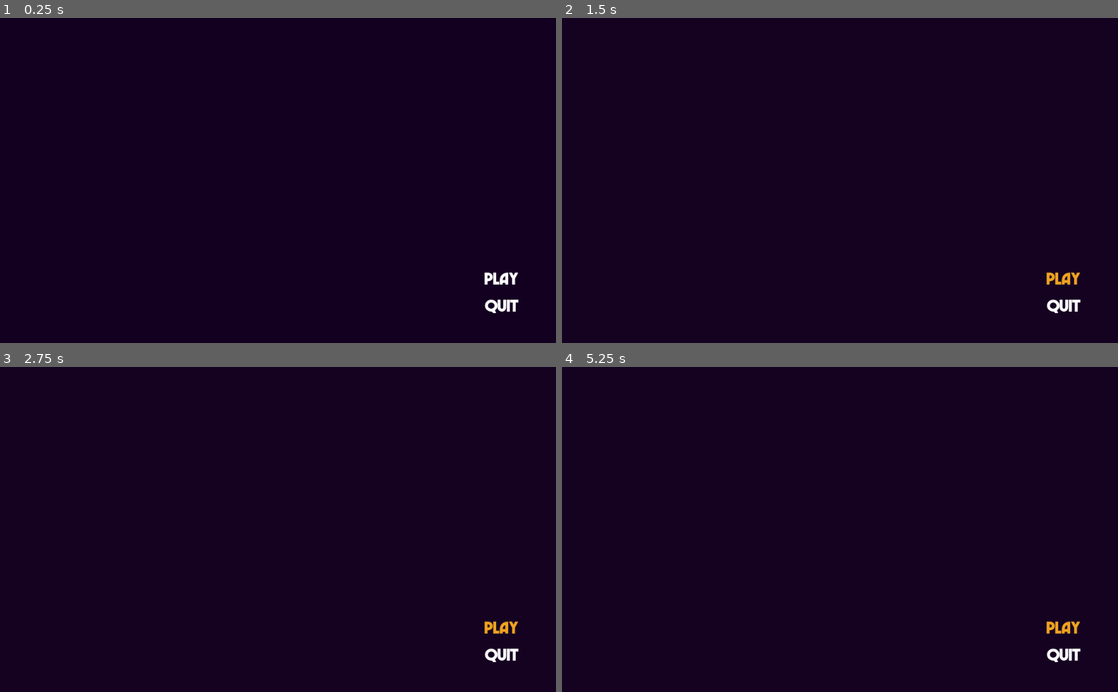
Above: before the commit, frames 1-4 (two rows, left to right).
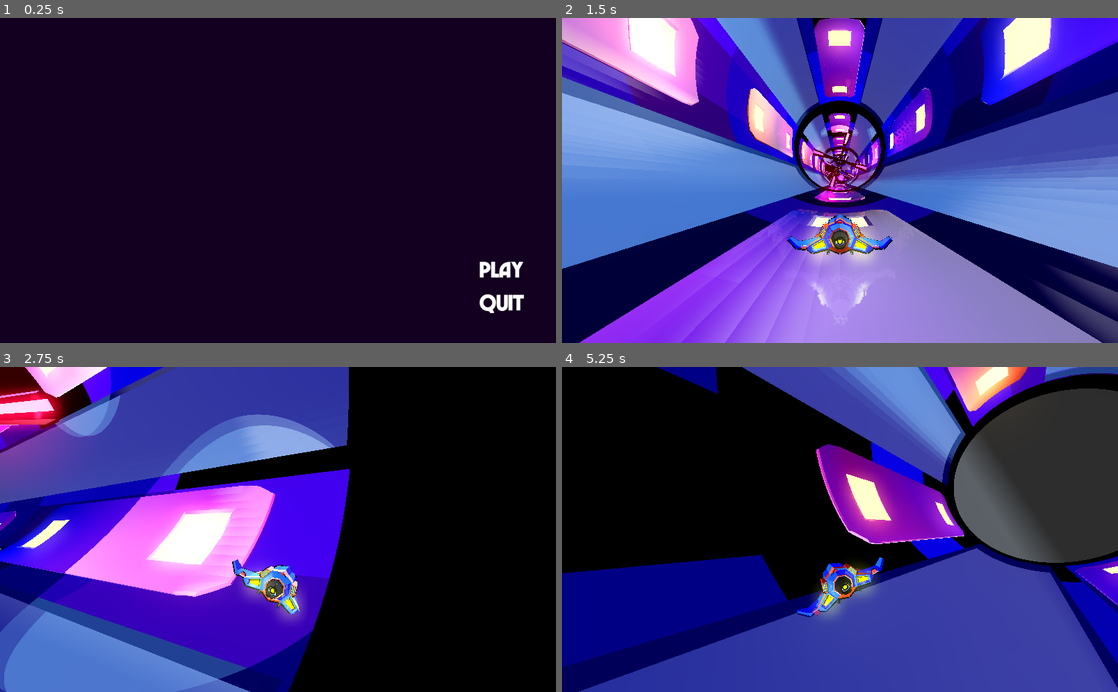
Above: after the commit, the same moments.

Repository: Gatlink/LD50
Game: Godot game, scene res://Menu/TitleScreen.tscn
Two runs of this game, one before a commit and one after it. Both use one fixed random seed, a clock stepped at 60 frames per second and the inputs below. This scene is started directly instead of the project's main scene. A sky picture missing from this copy of the repository is replaced by a grey-blue gradient. Video files are missing from this copy of the repository; at most half a second of black plays in their place.
Inputs (mouse positions are in pixels of both pictures, inside the frame that each line leads up to):
- Up to frame 1 (0.25 s): no input
- Up to frame 2 (1.5 s): click "Play" at 0.5 s; click (1062, 278) at 1.25 s, where only the run before the commit has a clickable "Play"
- Up to frame 3 (2.75 s): hold D (steer_right) from 2.03 s (still down)
- Up to frame 4 (5.25 s): release D (steer_right) at 2.78 s; hold S (brake) 2.78-3.53 s; hold D (steer_right) 3.53-4.28 s; hold W (accelerate) 4.28-5.03 s; hold A (steer_left) from 5.03 s (still down)

The runs differ from the first frame. In frame 1, 0.7% of the frame differs, in the area x 86-95%, y 75-91%; in frame 2, 93%; in frame 3, 100%; in frame 4, 100%, in the area x 0-100%, y 0-100%.

Commit message:
Title screen

Diff:
--- a/Menu/ButtonTheme.tres
+++ b/Menu/ButtonTheme.tres
@@ -3,7 +3,7 @@
 [ext_resource path="res://MarvinVisionsBig-Bold.otf" type="DynamicFontData" id=1]
 
 [sub_resource type="DynamicFont" id=7]
-size = 32
+size = 42
 font_data = ExtResource( 1 )
 
 [sub_resource type="StyleBoxEmpty" id=2]
--- a/Menu/TitleScreen.gd
+++ b/Menu/TitleScreen.gd
@@ -1,17 +1,19 @@
 extends Control
 
 
-export (float) var fade_time : float = 1.0
+export (float) var fade_time : float = 3.0
 export (float) var video_duration : float = 10.0
 
 
 onready var video_player : VideoPlayer = $VideoPlayer
 onready var fader : ColorRect = $Fader
 onready var tween : Tween = $Tween
+onready var fade_timer : Timer = $FadeTimer
 onready var hide_color : Color = fader.color
 
 
 var transparent : Color
+var is_hidden := true
 
 
 func _ready() -> void:
@@ -26,21 +28,38 @@
 
 func play_video() ->  void:
 	video_player.play()
-
-	yield(get_tree().create_timer(1.0), "timeout")
-
-	fade_in()
-
-	yield(get_tree().create_timer(video_duration - fade_time), "timeout")
-
-	fade_out()
+	fade_timer.start(1)
 
 
 func fade_in() -> void:
-	tween.interpolate_property(fader, "color", hide_color, transparent, fade_time, Tween.TRANS_QUART, Tween.EASE_OUT)
+	is_hidden = false
+# warning-ignore:return_value_discarded
+	tween.interpolate_property(fader, "color", hide_color, transparent, fade_time, Tween.TRANS_QUART, Tween.EASE_IN)
+# warning-ignore:return_value_discarded
 	tween.start()
 
 
 func fade_out() -> void:
+	is_hidden = true
+# warning-ignore:return_value_discarded
 	tween.interpolate_property(fader, "color", transparent, hide_color, fade_time, Tween.TRANS_QUART, Tween.EASE_OUT)
+# warning-ignore:return_value_discarded
 	tween.start()
+
+
+func _on_PlayButton_pressed() -> void:
+# warning-ignore:return_value_discarded
+	get_tree().change_scene("res://Main.tscn")
+
+
+func _on_QuitButton_pressed() -> void:
+	pass
+	get_tree().quit()
+
+
+func _on_Timer_timeout() -> void:
+	if is_hidden:
+		fade_in()
+		fade_timer.start(video_duration - fade_time)
+	else:
+		fade_out()
--- a/Menu/TitleScreen.tscn
+++ b/Menu/TitleScreen.tscn
@@ -8,7 +8,6 @@
 anchor_right = 1.0
 anchor_bottom = 1.0
 script = ExtResource( 2 )
-fade_time = 3.0
 
 [node name="VideoPlayer" type="VideoPlayer" parent="."]
 anchor_right = 1.0
@@ -35,17 +34,24 @@
 alignment = 2
 
 [node name="PlayButton" type="Button" parent="MarginContainer/VBoxContainer"]
-margin_top = 460.0
+margin_top = 438.0
 margin_right = 100.0
-margin_bottom = 500.0
+margin_bottom = 489.0
 theme = ExtResource( 3 )
 text = "Play"
 
 [node name="QuitButton" type="Button" parent="MarginContainer/VBoxContainer"]
-margin_top = 510.0
+margin_top = 499.0
 margin_right = 100.0
 margin_bottom = 550.0
 theme = ExtResource( 3 )
 text = "Quit"
 
 [node name="Tween" type="Tween" parent="."]
+
+[node name="FadeTimer" type="Timer" parent="."]
+one_shot = true
+
+[connection signal="pressed" from="MarginContainer/VBoxContainer/PlayButton" to="." method="_on_PlayButton_pressed"]
+[connection signal="pressed" from="MarginContainer/VBoxContainer/QuitButton" to="." method="_on_QuitButton_pressed"]
+[connection signal="timeout" from="FadeTimer" to="." method="_on_Timer_timeout"]
